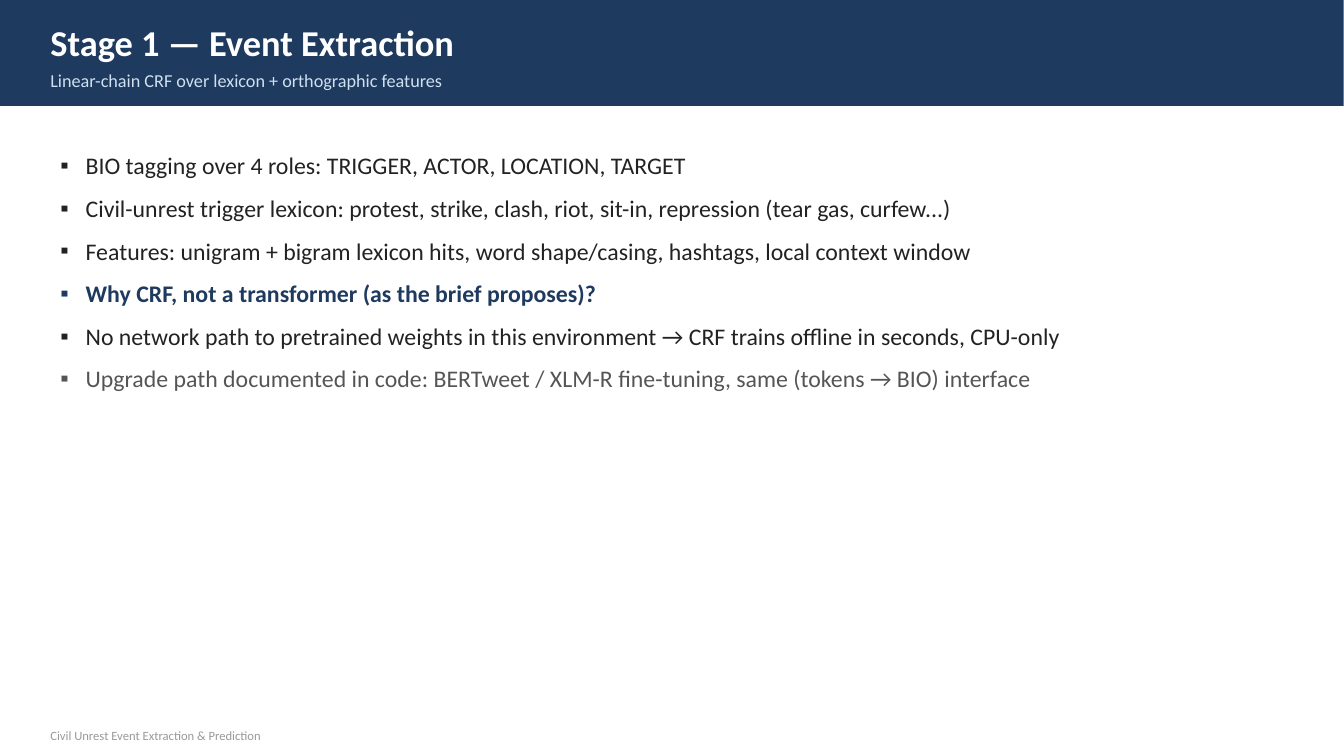
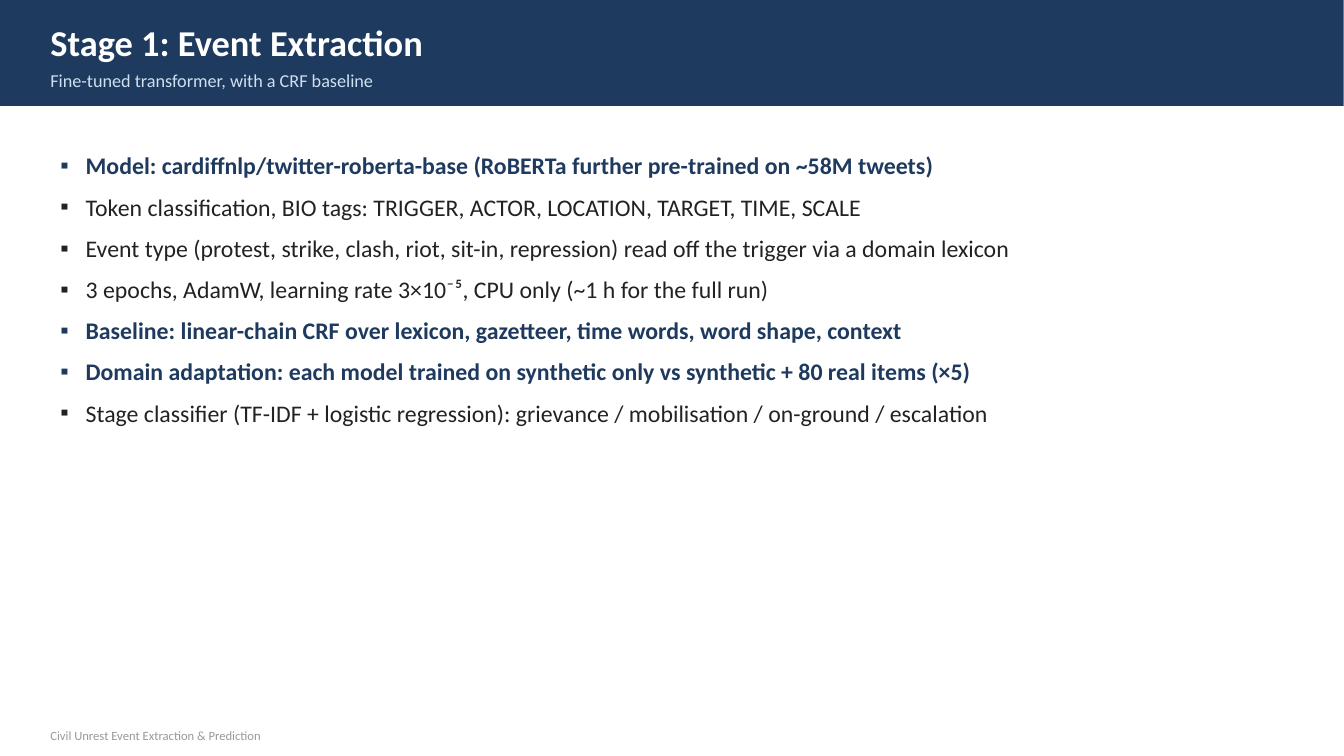
Before and after one commit to Ronit178693/civil-unrest-project, a slide deck: slide 6 of slides/civil_unrest_presentation.pptx (slide 5 before the commit). Drawn at 1344x756 pixels with LibreOffice and Linux fonts; fonts in the diff are those of the drawing. Boxes give left, top, right and bottom in pixels: in the first picture for what was removed or moved away, otherwise in the second. Text is boxed around its words. In the diff, an @@ line names an element or a change of style, - is before the commit and + after.

```diff
--- a/slides/civil_unrest_presentation.pptx
+++ b/slides/civil_unrest_presentation.pptx
@@ text at (50, 30, 423, 62): text changed @@
-Stage 1 — Event Extraction
+Stage 1: Event Extraction
@@ text at (50, 74, 373, 89): text changed @@
-Linear-chain CRF over lexicon + orthographic features
+Fine-tuned transformer, with a CRF baseline
@@ text at (86, 156, 1009, 426): text changed @@
-▪ BIO tagging over 4 roles: TRIGGER, ACTOR, LOCATION, TARGET
-▪ Civil-unrest trigger lexicon: protest, strike, clash, riot, sit-in, repression (tear gas, curfew...)
-▪ Features: unigram + bigram lexicon hits, word shape/casing, hashtags, local context window
-▪ Why CRF, not a transformer (as the brief proposes)?
-▪ No network path to pretrained weights in this environment → CRF trains offline in seconds, CPU-only
-▪ Upgrade path documented in code: BERTweet / XLM-R fine-tuning, same (tokens → BIO) interface
+▪ Model: cardiffnlp/twitter-roberta-base (RoBERTa further pre-trained on ~58M tweets)
+▪ Token classification, BIO tags: TRIGGER, ACTOR, LOCATION, TARGET, TIME, SCALE
+▪ Event type (protest, strike, clash, riot, sit-in, repression) read off the trigger via a domain lexicon
+▪ 3 epochs, AdamW, learning rate 3×10⁻⁵, CPU only (~1 h for the full run)
+▪ Baseline: linear-chain CRF over lexicon, gazetteer, time words, word shape, context
+▪ Domain adaptation: each model trained on synthetic only vs synthetic + 80 real items (×5)
+▪ Stage classifier (TF-IDF + logistic regression): grievance / mobilisation / on-ground / escalation
```
Also in this commit, not shown: 6 other slides changed, 7 slides added, 6 slides removed, 9 other files.
